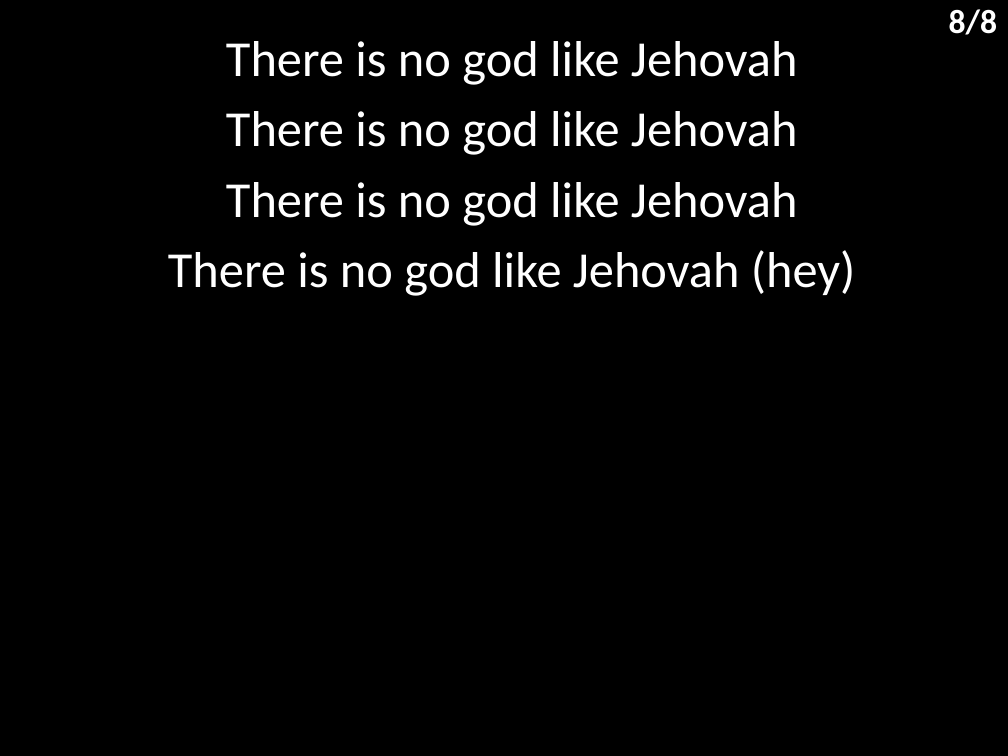
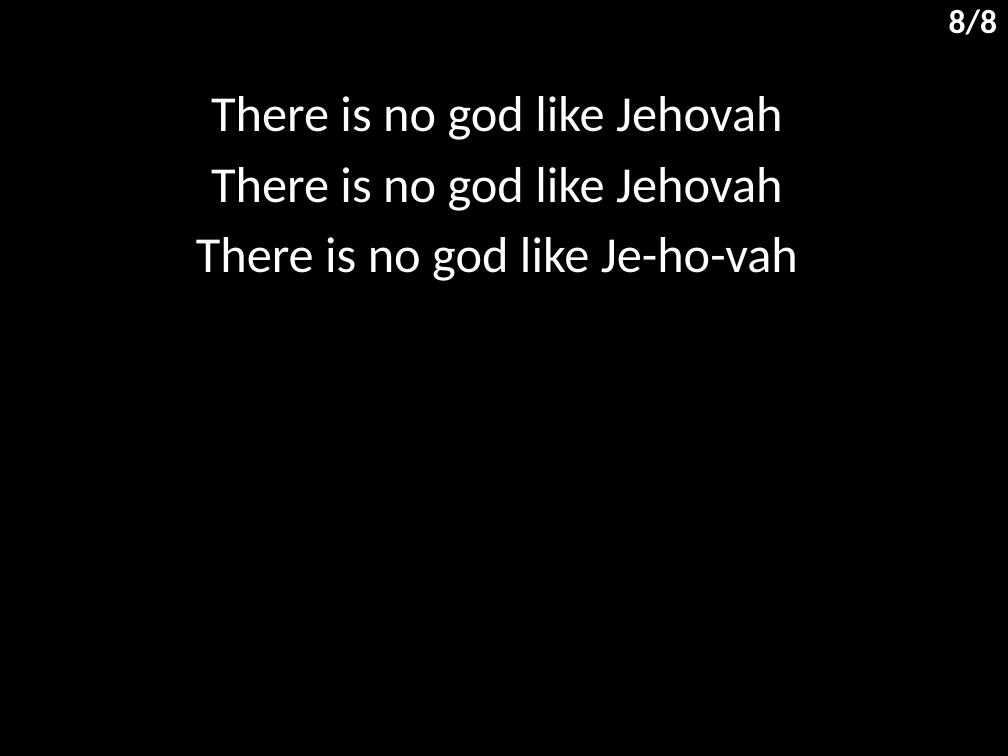
Before and after one commit to hoo-are-ya/worship, a slide deck: slide 9 of docs/songs/days of elijah.pptx. Drawn at 1008x756 pixels with LibreOffice and Linux fonts; fonts in the diff are those of the drawing. Boxes give left, top, right and bottom in pixels: in the first picture for what was removed or moved away, otherwise in the second. Text is boxed around its words. In the diff, an @@ line names an element or a change of style, - is before the commit and + after.

```diff
--- a/docs/songs/days of elijah.pptx
+++ b/docs/songs/days of elijah.pptx
@@ subtitle "There is no god like ...": place and size @@
-subtitle "There is no god like ..." at (168,41,856,296)
+subtitle "There is no god like ..." at (196,96,798,281)
@@ subtitle at (196,237,798,281): text changed @@
-There is no god like Jehovah
-There is no god like Jehovah (hey)
+There is no god like Je-ho-vah
```
Also in this commit, not shown: 7 other slides changed, 7 other files.
